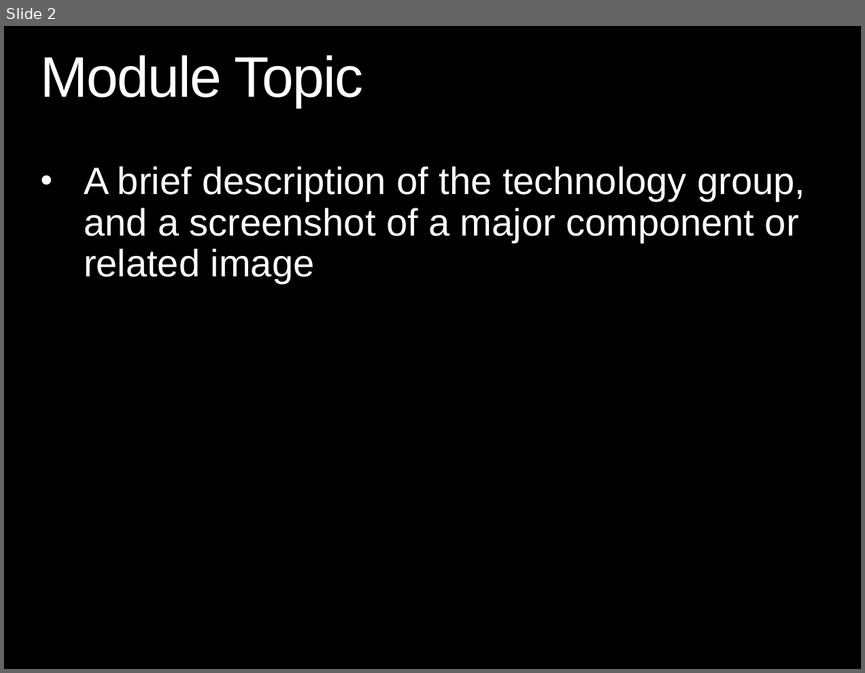
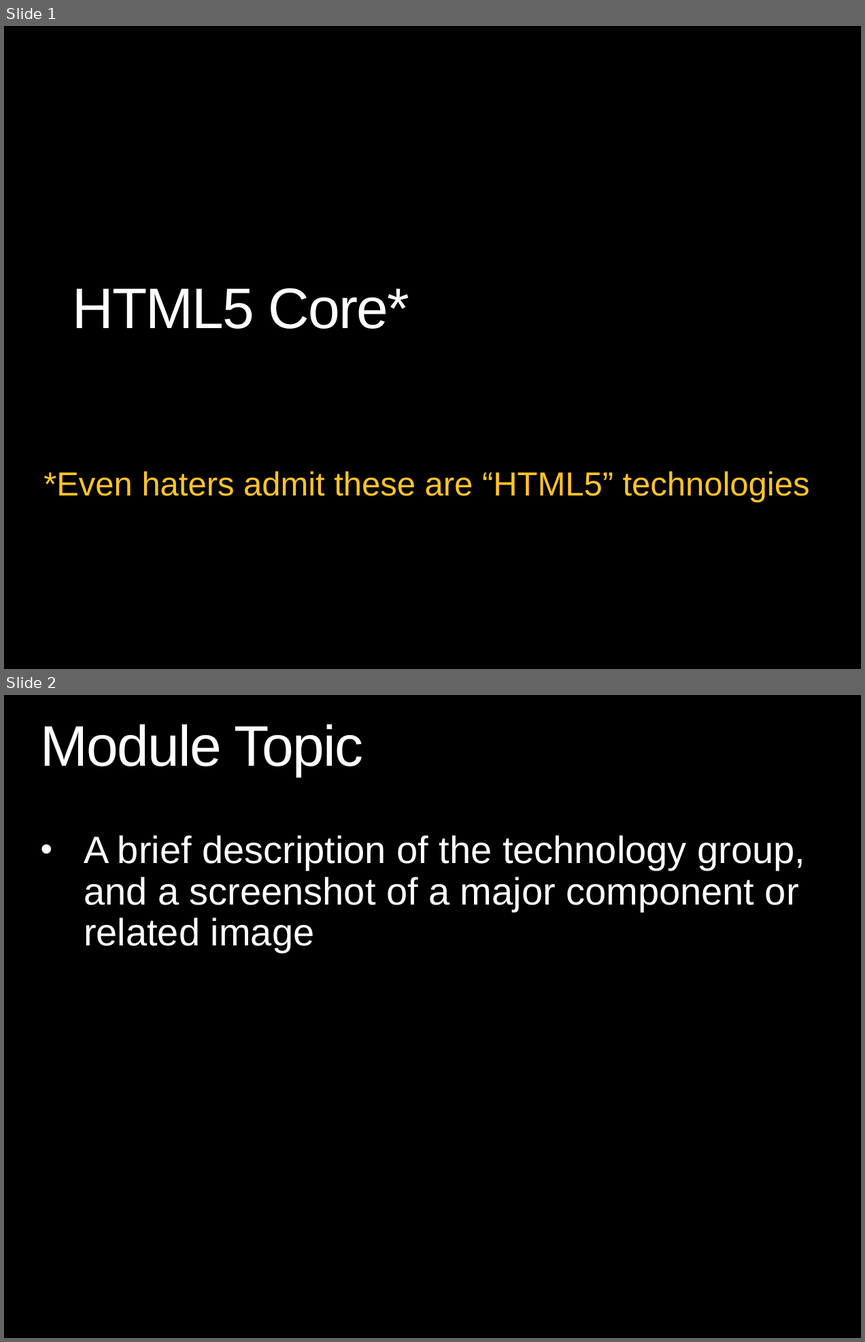
Before and after one commit to theClarkSell/HTML5-Compiler, a slide deck: ModuleTemplate.pptx. Shown one above the other, each under a label of ours: slide 2 before the commit, slides 1 and 2 after it. The pictures are 865x673 and 865x1342 pixels, drawn with LibreOffice and Linux fonts; fonts in the diff are those of the drawing; background and template pictures are left out. Boxes give left, top, right and bottom in pixels: in the first picture for what was removed or moved away, otherwise in the second. Text is boxed around its words. In the diff, an @@ line names an element or a change of style, - is before the commit and + after.

Commit message:
completed HTML5 Core presentation

```diff
--- a/ModuleTemplate.pptx
+++ b/ModuleTemplate.pptx
@@ slide 1 added at bbox=[4, 26, 861, 669], background picture (left out) @@
@@ title added at bbox=[72, 288, 410, 329], 48 pt, text #FFFFFF @@
+HTML5 Core*
@@ subtitle added at bbox=[43, 471, 810, 502], 28 pt, text #FFC425 @@
+*Even haters admit these are “HTML5” technologies
```
Also in this commit, not shown: 1 other slide added, 2 slides removed, 1 other file.
